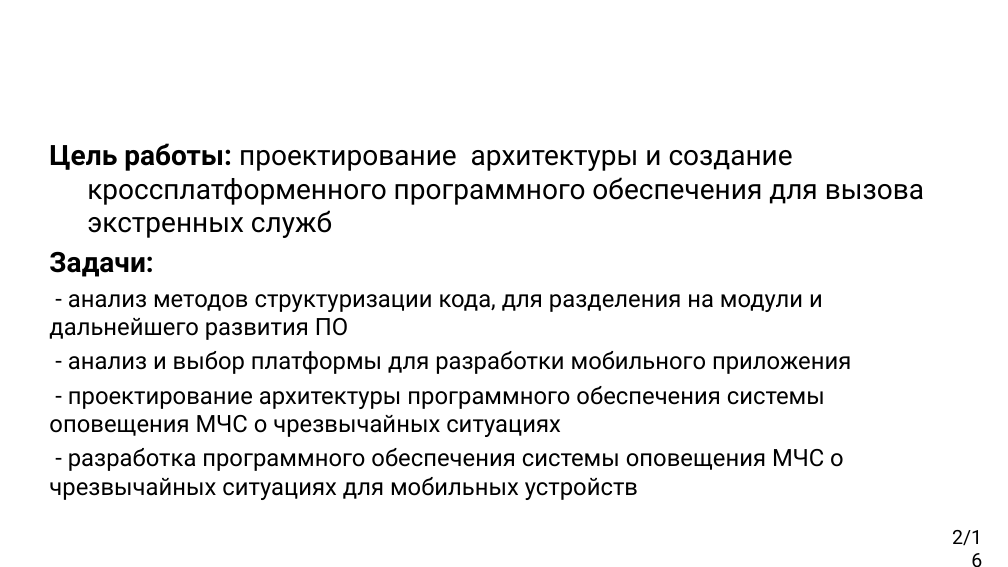
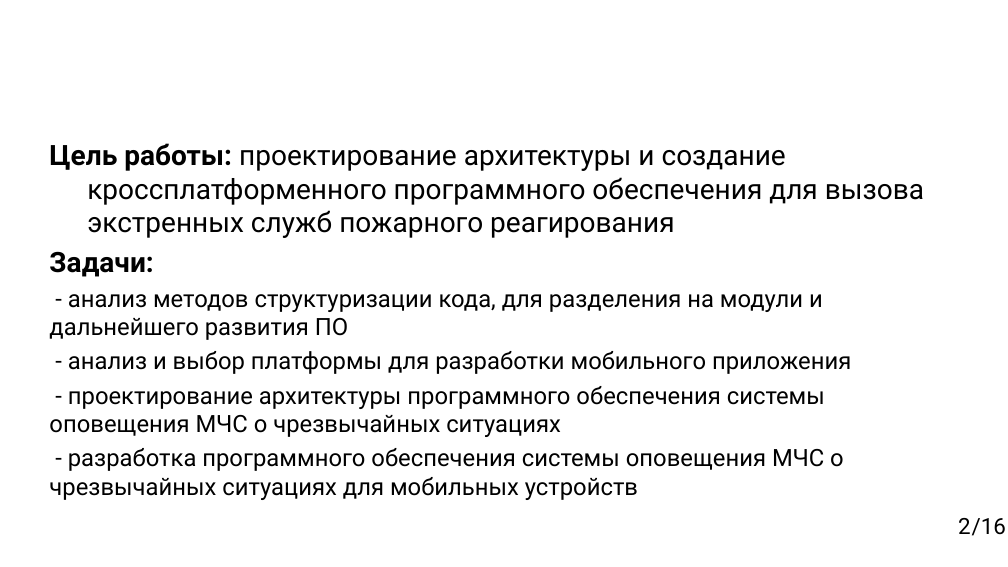
Before and after one commit to BRKot/DiplomGit, a slide deck: slide 2 of Пантелеевы Артём.pptx. Drawn at 1008x567 pixels with LibreOffice and Linux fonts; fonts in the diff are those of the drawing; background and template pictures are left out. Boxes give left, top, right and bottom in pixels: in the first picture for what was removed or moved away, otherwise in the second. Text is boxed around its words. In the diff, an @@ line names an element or a change of style, - is before the commit and + after.

```diff
--- a/Пантелеевы Артём.pptx
+++ b/Пантелеевы Артём.pptx
@@ text at <box>49,143,924,238</box>: text changed @@
-Цель работы: проектирование архитектуры и создание кроссплатформенного программного обеспечения для вызова экстренных служб
+Цель работы: проектирование архитектуры и создание кроссплатформенного программного обеспечения для вызова экстренных служб пожарного реагирования
@@ text "/16" at <box>958,518,1006,536</box>: vertical alignment top to middle @@
@@ text at <box>958,518,1006,536</box>: text changed; size 14 to 16 pt @@
-2/16
+/16
@@ page number added at <box>958,518,1006,536</box>, 16 pt, text #000000 @@
+2
```
Also in this commit, not shown: 15 other slides changed, 14 other files.
